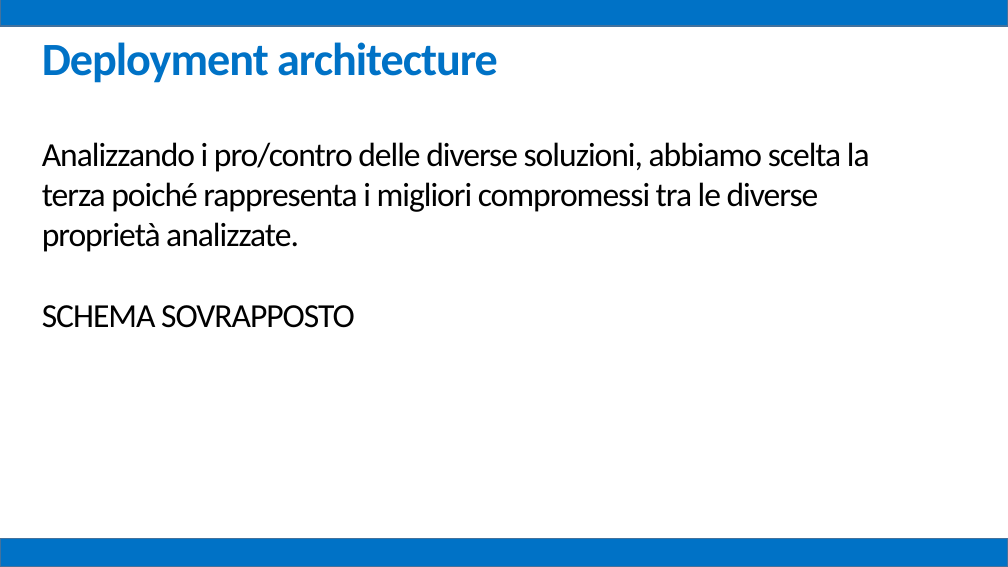
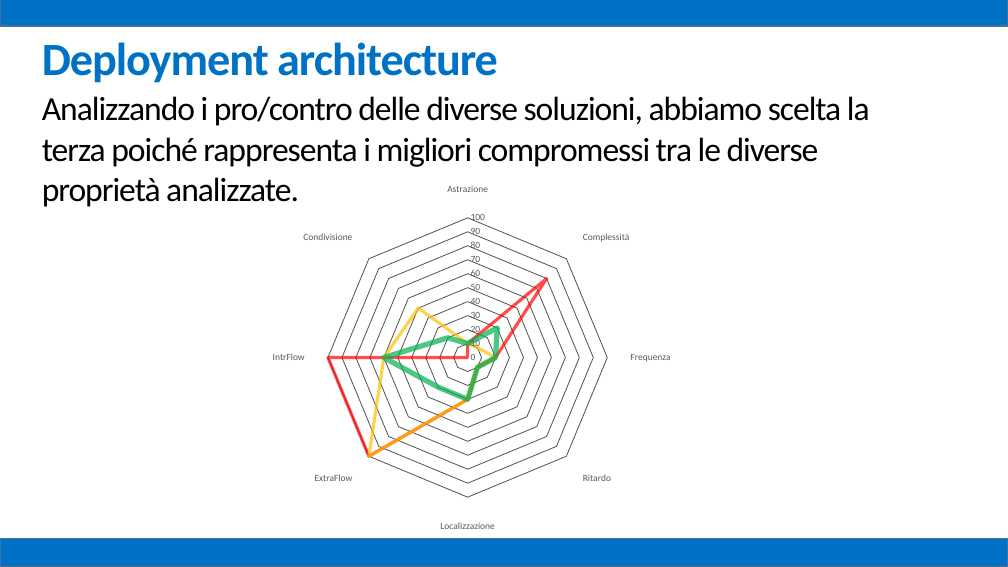
Before and after one commit to mz1991/ProgettoFebbraio2015, a slide deck: slide 40 of Febbraio 2015.pptx. Drawn at 1008x567 pixels with LibreOffice and Linux fonts; fonts in the diff are those of the drawing. Boxes give left, top, right and bottom in pixels: in the first picture for what was removed or moved away, otherwise in the second. Text is boxed around its words. In the diff, an @@ line names an element or a change of style, - is before the commit and + after.

```diff
--- a/Febbraio 2015.pptx
+++ b/Febbraio 2015.pptx
@@ text "Analizzando i pro/contro delle diverse ...": place and size @@
-text "Analizzando i pro/contro delle diverse ..." at (42,142,870,328)
+text "Analizzando i pro/contro delle diverse ..." at (42,96,870,207)
@@ radar chart added at (155,176,788,538) @@
+categories: Astrazione, Complessità, Frequenza, Ritardo, Localizzazione, ExtraFlow, IntrFlow, Condivisione
+Series 1: 10, 80, 20, 10, 30, 100, 100, 0
+Series 2: 10, 10, 20, 10, 30, 100, 60, 50
+Series 3: 10, 30, 20, 10, 30, 30, 60, 20
@@ text at (42,305,355,328): paragraph removed @@
-SCHEMA SOVRAPPOSTO
```
Also in this commit, not shown: 1 other file.
